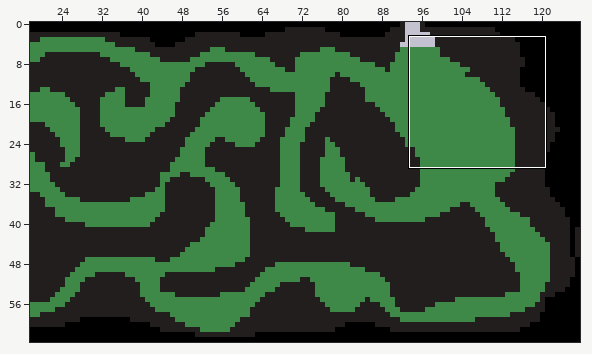
LDtk project -- assets/level.ldtk. The first picture is a wide view before the edit; the outline marks the close-up.
Close-up. First the earlier version:
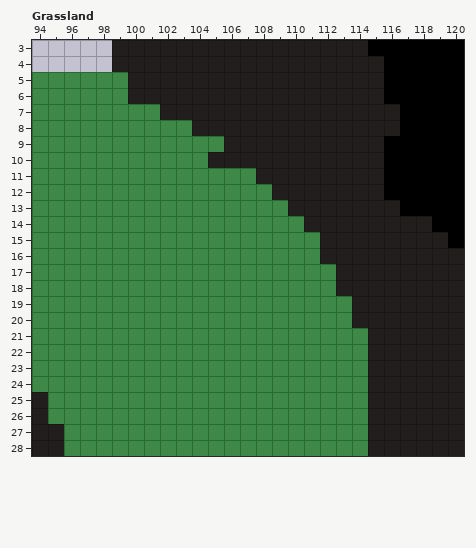
Cells are 16x16 px. Shown: Grassland x 94..120, y 3..28. The commit also changed other parts of the map, which this record leaves out.
After the commit:
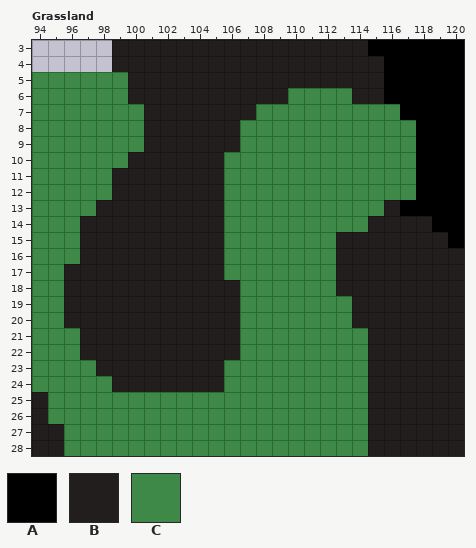
Key: from "Tiles": A 2 "PermanentWall", B 3 "Wall", C 5 "Grassland".
_ is an empty cell.
Change:
{"where": "layer \"Tiles\""}
{"y":6,"x":110,"old":"BBBB","new":"CCCC"}
{"y":7,"x":101,"old":"C","new":"B"}
{"y":7,"x":108,"old":"BBBBBBBBB","new":"CCCCCCCCC"}
{"y":8,"x":101,"old":"CCC","new":"BBB"}
{"y":8,"x":107,"old":"BBBBBBBBBBA","new":"CCCCCCCCCCC"}
{"y":9,"x":101,"old":"CCCCC","new":"BBBBB"}
{"y":9,"x":107,"old":"BBBBBBBBBAA","new":"CCCCCCCCCCC"}
{"y":10,"x":100,"old":"CCCCC","new":"BBBBB"}
{"y":10,"x":106,"old":"BBBBBBBBBBAA","new":"CCCCCCCCCCCC"}
{"y":11,"x":99,"old":"CCCCCCC","new":"BBBBBBB"}
{"y":11,"x":108,"old":"BBBBBBBBAA","new":"CCCCCCCCCC"}
{"y":12,"x":99,"old":"CCCCCCC","new":"BBBBBBB"}
{"y":12,"x":109,"old":"BBBBBBBAA","new":"CCCCCCCCC"}
{"y":13,"x":98,"old":"CCCCCCCC","new":"BBBBBBBB"}
{"y":13,"x":110,"old":"BBBBBB","new":"CCCCCC"}
{"y":14,"x":97,"old":"CCCCCCCCC","new":"BBBBBBBBB"}
{"y":14,"x":111,"old":"BBBB","new":"CCCC"}
{"y":15,"x":97,"old":"CCCCCCCCC","new":"BBBBBBBBB"}
{"y":15,"x":112,"old":"B","new":"C"}
{"y":16,"x":97,"old":"CCCCCCCCC","new":"BBBBBBBBB"}
{"y":16,"x":112,"old":"B","new":"C"}
{"y":17,"x":96,"old":"CCCCCCCCCC","new":"BBBBBBBBBB"}
{"y":18,"x":96,"old":"CCCCCCCCCCC","new":"BBBBBBBBBBB"}
{"y":19,"x":96,"old":"CCCCCCCCCCC","new":"BBBBBBBBBBB"}
{"y":20,"x":96,"old":"CCCCCCCCCCC","new":"BBBBBBBBBBB"}
{"y":21,"x":97,"old":"CCCCCCCCCC","new":"BBBBBBBBBB"}
{"y":22,"x":97,"old":"CCCCCCCCCC","new":"BBBBBBBBBB"}
{"y":23,"x":98,"old":"CCCCCCCC","new":"BBBBBBBB"}
{"y":24,"x":99,"old":"CCCCCCC","new":"BBBBBBB"}
{"label":"changed","picture_box":[64,88,416,392]}
